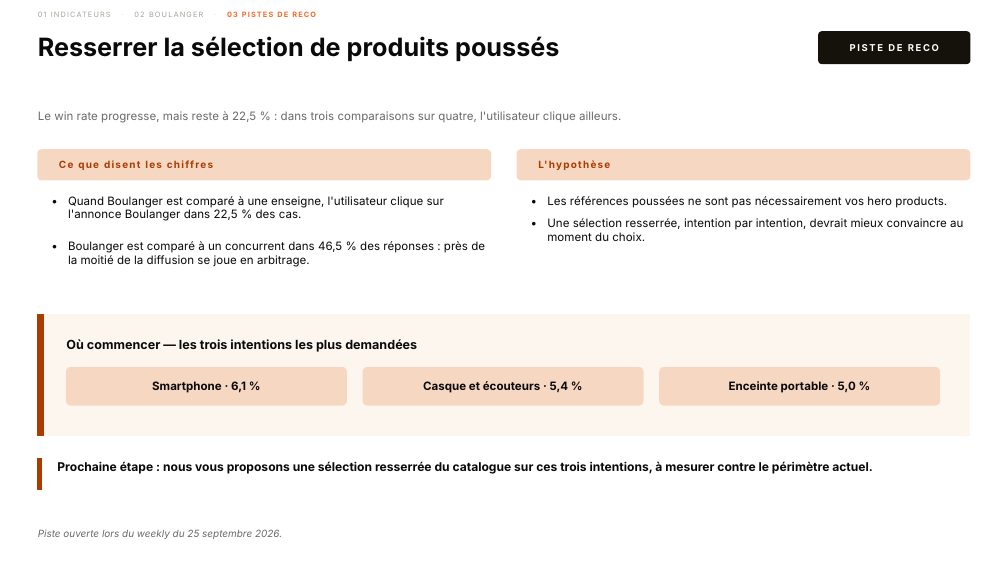
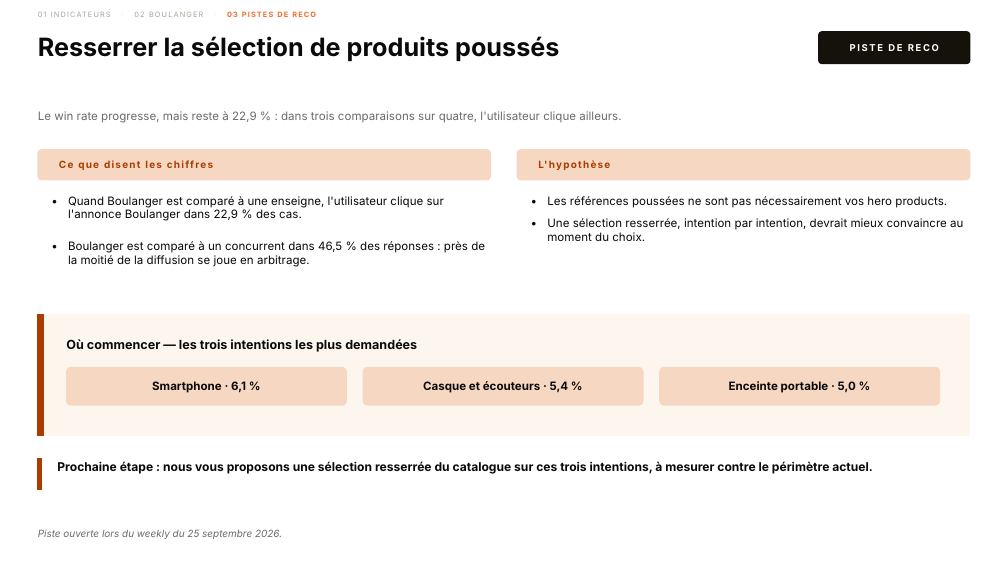
Before and after one commit to stephanemonmarson-creator/Lemrock, a slide deck: slide 10 of 20261001_Rapport_Boulanger_Hebdo.pptx. Drawn at 1008x567 pixels with LibreOffice and Linux fonts; fonts in the diff are those of the drawing. Boxes give left, top, right and bottom in pixels: in the first picture for what was removed or moved away, otherwise in the second. Text is boxed around its words. In the diff, an @@ line names an element or a change of style, - is before the commit and + after.

```diff
--- a/20261001_Rapport_Boulanger_Hebdo.pptx
+++ b/20261001_Rapport_Boulanger_Hebdo.pptx
@@ text at box(38, 111, 621, 123): text changed @@
-Le win rate progresse, mais reste à 22,5 % : dans trois comparaisons sur quatre, l'utilisateur clique ailleurs.
+Le win rate progresse, mais reste à 22,9 % : dans trois comparaisons sur quatre, l'utilisateur clique ailleurs.
@@ text at box(68, 196, 444, 221): text changed @@
-Quand Boulanger est comparé à une enseigne, l'utilisateur clique sur l'annonce Boulanger dans 22,5 % des cas.
+Quand Boulanger est comparé à une enseigne, l'utilisateur clique sur l'annonce Boulanger dans 22,9 % des cas.
```
Also in this commit, not shown: 1 other slide changed.
